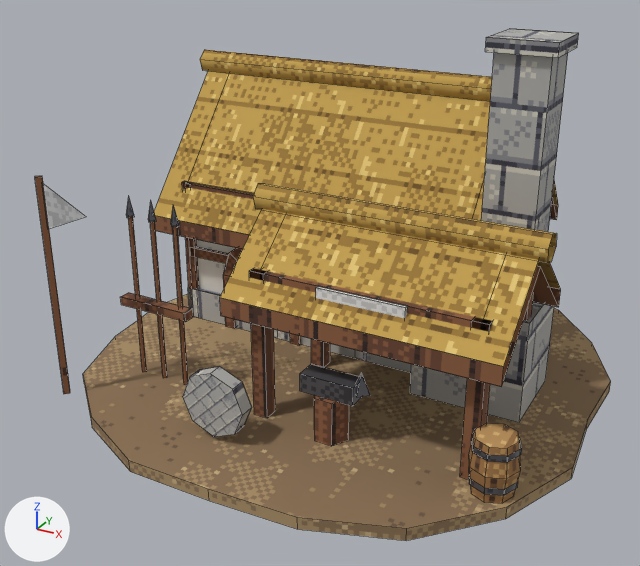
Two versions of the Blender file art_source/blender/britons/blacksmith.blend, one commit apart.
One viewpoint serves both versions: a 50 mm lens placed at (2.53, -5.07, 3.15), pointed at (-0.1, -0.27, 0.75). Every picture has the same lights, and +X, +Y and +Z are marked at lower left. The first picture is the older version. Mesh edges are drawn as thin lines.

Names of what the first picture shows: 'britons_blacksmith'.
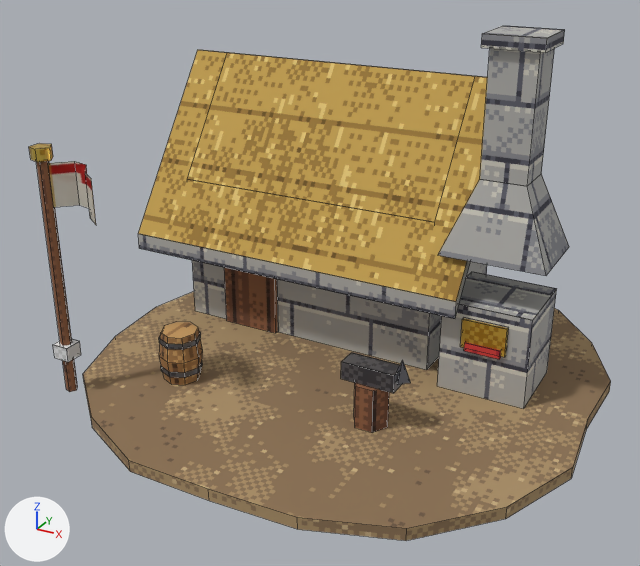
The change, as JSON lines over the scene's bpy script:
```json
{"op": "add", "block": "img_banner_britons_png", "code": ["img_banner_britons_png = load_image('banner_britons.png', '../../textures/emblems/banner_britons.png', 48, 96, 'sRGB')"]}
{"op": "add", "block": "img_pe_clothred", "code": ["img_pe_clothred = load_image('PE_ClothRed', '../../textures/materials/PE_ClothRed.png', 64, 64, 'sRGB')"]}
{"op": "add", "block": "mat_pe_banner_britons", "code": ["mat_pe_banner_britons = principled_material('PE_Banner_britons')", "mat_pe_banner_britons.texture = img_banner_britons_png", "mat_pe_banner_britons.roughness = 0.95"]}
{"op": "add", "block": "mat_pe_clothred", "code": ["mat_pe_clothred = principled_material('PE_ClothRed')", "mat_pe_clothred.texture = img_pe_clothred", "mat_pe_clothred.roughness = 0.95"]}
{"block": "me_britons_blacksmith", "where": "# used by ob_britons_blacksmith; location = (0.0, 0.0, 0.0)"}
{"op": "remove", "block": "me_britons_blacksmith", "code": "me_britons_blacksmith.from_pydata(...)  # 1123 vertices, 324 faces; spans x -1.77..1.74, y -1.76..1.76, z 0.0..2.4"}
{"op": "add", "block": "me_britons_blacksmith", "code": "me_britons_blacksmith.from_pydata(...)  # 517 vertices, 162 faces; spans x -1.77..1.74, y -1.76..1.76, z 0.0..2.41"}
{"block": "me_britons_blacksmith", "change": "me_britons_blacksmith part 1: the loose piece of 4 vertices spanning x -1.6..1.0, y -0.15..0.7, z 0.94..1.95 is rebuilt with 4 vertices and now spans x -1.73..0.83, y -0.18..0.7, z 0.78..2.03"}
{"block": "me_britons_blacksmith", "change": "me_britons_blacksmith part 2: the loose piece of 4 vertices spanning x -1.6..1.0, y 0.7..1.55, z 0.94..1.95 is rebuilt with 4 vertices and now spans x -1.73..0.83, y 0.7..1.58, z 0.78..2.03"}
{"block": "me_britons_blacksmith", "change": "me_britons_blacksmith part 3: the loose piece of 4 vertices spanning x -1.6..1.0, y -0.15..0.7, z 0.82..1.83 is rebuilt with 4 vertices and now spans x -1.73..0.83, y -0.18..0.7, z 0.66..1.91, in mat_pe_stonegrey (picture img_pe_stonegrey)"}
{"block": "me_britons_blacksmith", "change": "me_britons_blacksmith part 4: 226 loose pieces with 983 vertices, spanning x -1.6..1.55, y -1.38..1.55, z 0.08..2.4, are deleted"}
{"block": "me_britons_blacksmith", "change": "me_britons_blacksmith part 5: 60 vertices removed from x -1.65..1.05, y -1.38..1.39, z 0.08..2.04; 437 vertices added at x -1.73..1.35, y -1.42..1.58, z 0.08..2.41"}
{"block": "me_britons_blacksmith", "change": "other edits to the shape of me_britons_blacksmith do not show in these pictures"}
{"op": "remove", "block": "me_britons_blacksmith", "code": "me_britons_blacksmith.materials.append(mat_pe_plasterwhite)  # picture img_pe_plasterwhite"}
{"op": "remove", "block": "me_britons_blacksmith", "code": "me_britons_blacksmith.materials.append(mat_pe_beam)  # picture img_pe_beam"}
{"op": "remove", "block": "me_britons_blacksmith", "code": "me_britons_blacksmith.materials.append(mat_pe_window)  # picture img_pe_window"}
{"op": "add", "block": "me_britons_blacksmith", "code": "me_britons_blacksmith.materials.append(mat_pe_clothred)  # picture img_pe_clothred"}
{"op": "add", "block": "me_britons_blacksmith", "code": "me_britons_blacksmith.materials.append(mat_pe_banner_britons)  # picture img_banner_britons_png"}
```

Changed parts and their boxes [x1, y1, x2, y2] in the pictures (640 x 566 px):
```json
{"object": "britons_blacksmith", "change": "reshaped", "before": [35, 28, 611, 541], "after": [29, 26, 611, 541]}
{"part": 1, "of": "me_britons_blacksmith", "change": "rebuilt", "before": [154, 71, 490, 235], "after": [138, 50, 488, 302]}
{"part": 2, "of": "me_britons_blacksmith", "change": "rebuilt", "before": [553, 181, 558, 205], "on screen": "not visible afterwards"}
{"part": 3, "of": "me_britons_blacksmith", "change": "rebuilt", "after": [455, 261, 470, 317], "on screen": "not visible before"}
{"part": 4, "of": "me_britons_blacksmith", "change": "deleted", "before": [43, 28, 579, 503]}
{"part": 5, "of": "me_britons_blacksmith", "change": "cut back", "before": [35, 50, 492, 394], "after": [29, 26, 569, 433]}
```
